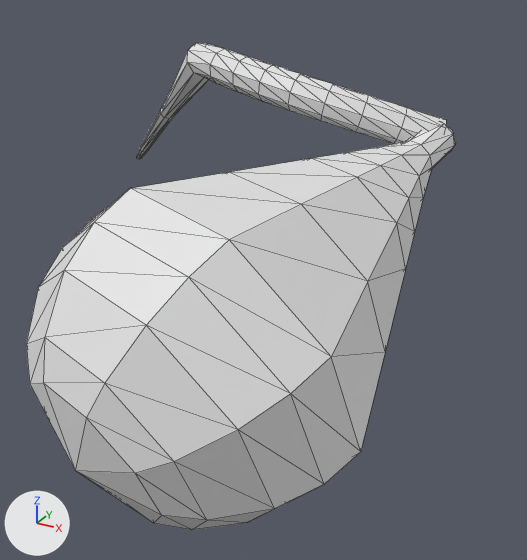
A saved change to the OBJ model src/atlas_model/data/obj_files/ABprppaaaaa_t313.obj.
Before and after are seen from a 50 mm camera at (166.7, -230.6, 142.6) aimed at (147.8, -196.2, 125.4). Lighting does not change. The marker at lower left points along +X, +Y and +Z. Mesh edges are drawn as thin lines. Where no turn or scale is listed for an object, it has been applied to the vertices. Vertices at the same position are counted once.

Objects in the first picture: 'ABprppaaaaa_t313'.
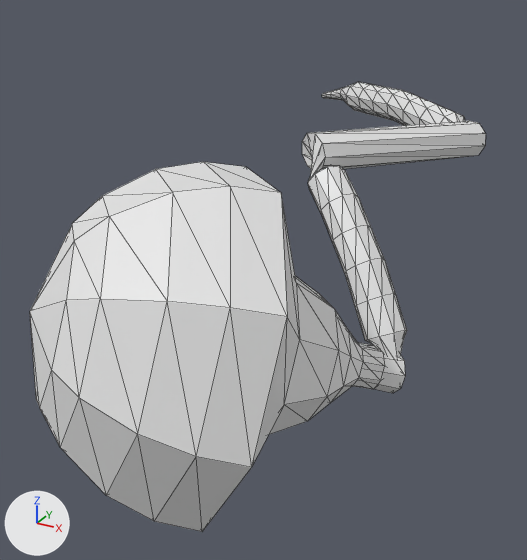
Where the change shows, as pixel boxes (x1, y1, x2, y2) in the pictures (527 x 560 px):
'ABprppaaaaa_t313', reshaped (6% wider, 8% shorter): before (26, 43, 456, 530); after (30, 82, 486, 532)
part 1 of me_abprppaaaaa_t313, rebuilt (6% wider, 10% taller): before (26, 122, 456, 530); after (30, 82, 486, 532)
part 2 of me_abprppaaaaa_t313, deleted: before (137, 43, 446, 159)

Diff of the bpy script that builds the scene:
```diff
--- a/src/atlas_model/data/obj_files/ABprppaaaaa_t313.obj.py
+++ b/src/atlas_model/data/obj_files/ABprppaaaaa_t313.obj.py
@@ me_abprppaaaaa_t313 @@
 # used by ob_abprppaaaaa_t313; location = (0.0, 0.0, 0.0)
-me_abprppaaaaa_t313.from_pydata(...)  # 217 vertices, 405 faces; spans x 128.7..159.1, y -215.5..-183.0, z 120.6..138.2
+me_abprppaaaaa_t313.from_pydata(...)  # 263 vertices, 513 faces; spans x 142.7..158.7, y -215.4..-177.2, z 120.9..135.2
+# me_abprppaaaaa_t313 part 1: the loose piece of 109 vertices spanning x 144.6..159.1, y -215.5..-192.5, z 120.6..135.0 is rebuilt with 263 vertices and now spans x 142.7..158.7, y -215.4..-177.2, z 120.9..135.2
+# me_abprppaaaaa_t313 part 2: the loose piece of 108 vertices spanning x 128.7..156.9, y -196.5..-183.0, z 127.3..138.2 is deleted
```
